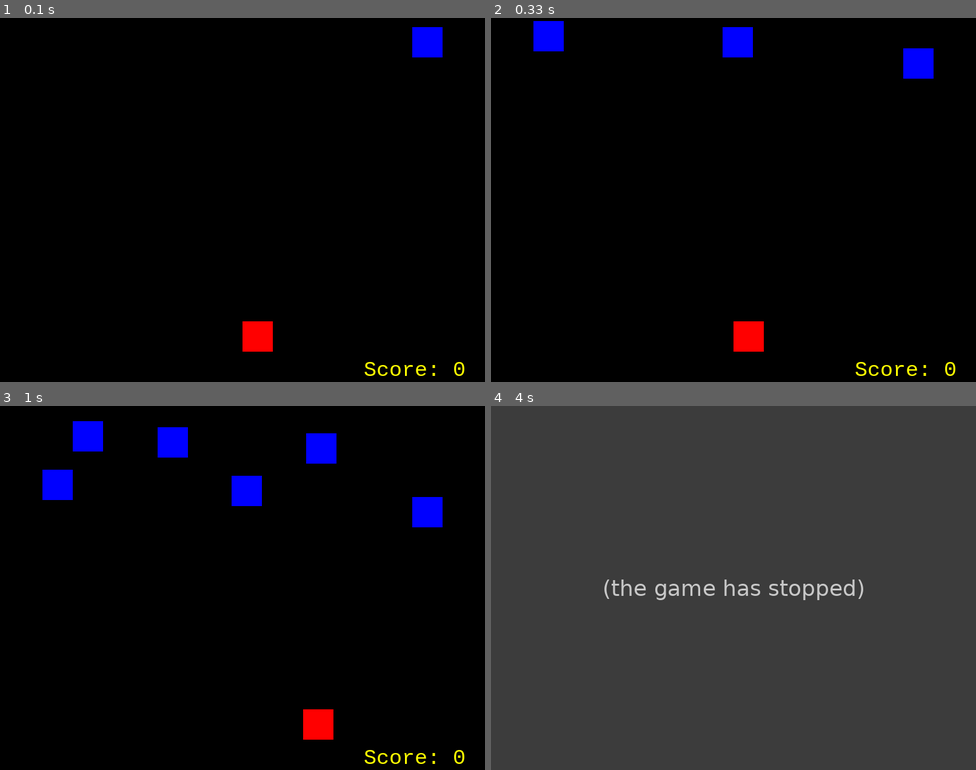
Above: before the commit, frames 1-4 (two rows, left to right).
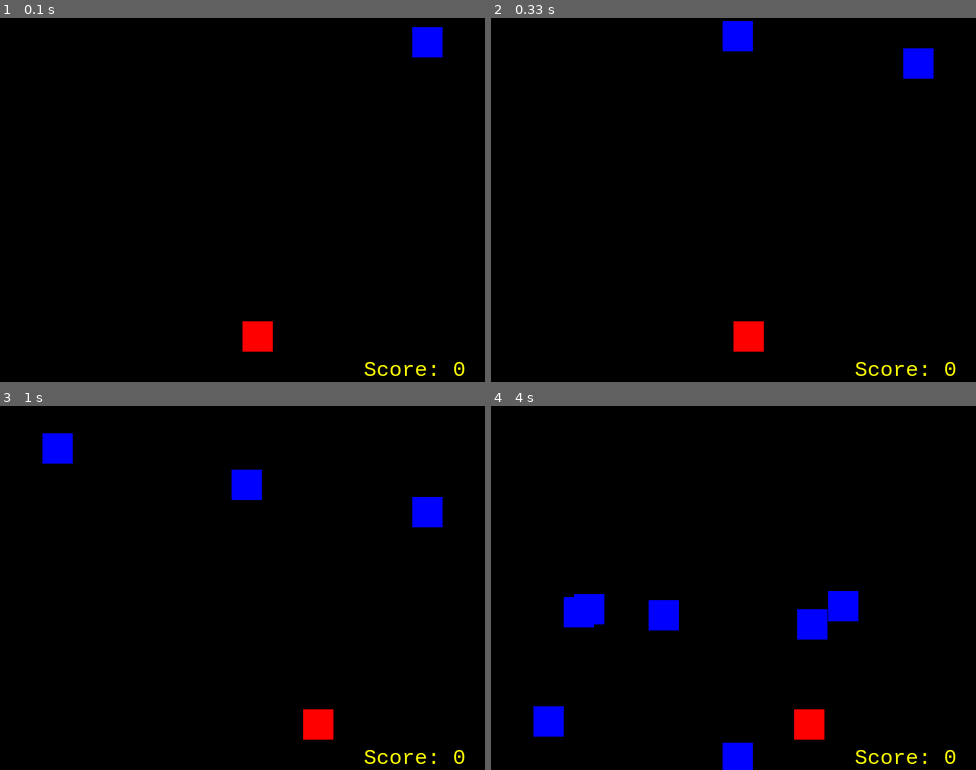
Above: after the commit, the same moments.

Repository: Paulinakhew/pygame
Game: pygame game, started from controller.py
Two runs of this game, one before a commit and one after it. Both use one fixed random seed, a clock stepped at 60 frames per second and the inputs below.
Inputs:
- Up to frame 1 (0.1 s): no input
- Up to frame 2 (0.33 s): no input
- Up to frame 3 (1 s): hold Right 0.33-0.8 s; hold Right from 0.83 s (still down)
- Up to frame 4 (4 s): release Right at 1.3 s; hold Left 1.33-1.87 s; hold Left 1.9-2.3 s; hold Right 2.33-2.97 s; hold Right 3.5-3.97 s

Frame 1 is identical in both runs. In frame 2, 0.7% of the frame differs, in the area x 8-54%, y 0-11%; in frame 3, 2.8%; in frame 4, 100%, in the area x 0-100%, y 0-100%.
Before the commit the program exited at 3.7 s; later frames show no game.

Commit message:
:lipstick: Stagger the generation of enemy blocks

Diff:
--- a/model.py
+++ b/model.py
@@ -18,7 +18,7 @@
 
 def drop_enemies(enemy_list, WIDTH, enemy_size):
     delay = random.random()
-    if len(enemy_list) < 11 and delay < 0.3:
+    if len(enemy_list) < 11 and delay < 0.08:
         x_pos = random.randint(0, WIDTH-enemy_size)
         y_pos = 0
         enemy_list.append([x_pos, y_pos])
